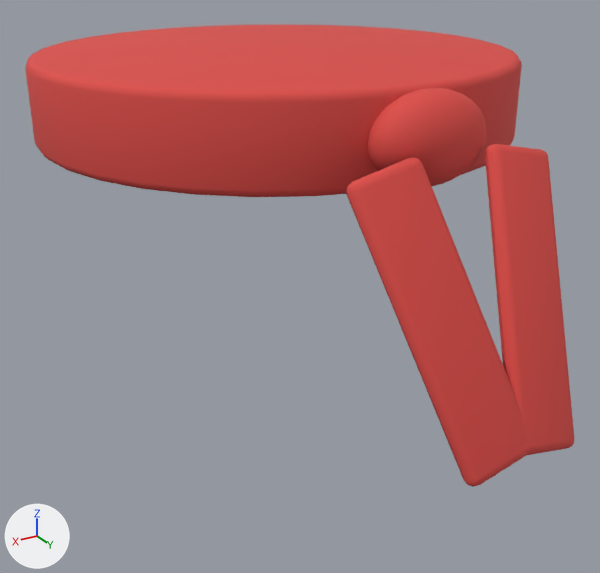
What one commit did to the glTF model assets/props/leesin_blindfold.glb.
One viewpoint serves both versions: a 50 mm lens placed at (0.382, 0.623, 0.342), pointed at (0.022, 0.023, 0.042). Lighting does not change. The marker at lower left points along +X, +Y and +Z. The older version comes first. Vertices at exactly the same position are counted once.

Objects in the first picture: 'leesin_blindfold'.
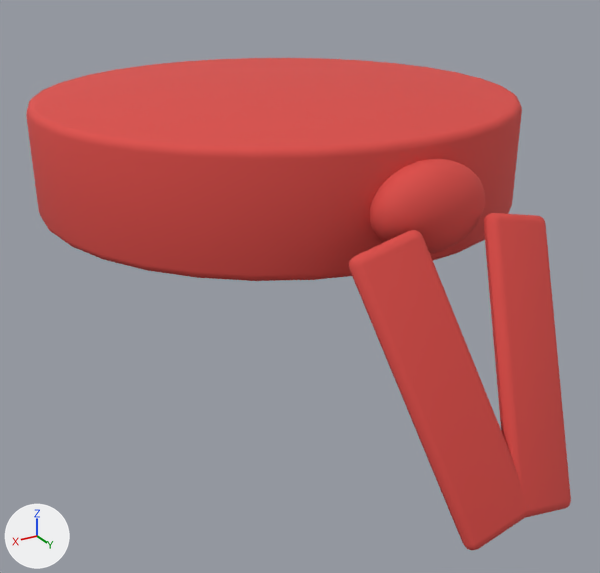
Where the change shows, as pixel boxes (x1, y1, x2, y2) in the pictures (600 x 573 px; the box of a moved part takes in the faces that stretch with it):
```json
{"object": "leesin_blindfold", "change": "reshaped", "before": [26, 25, 574, 487], "after": [26, 58, 571, 550], "on screen": "6% taller"}
{"part": 1, "of": "me_cone", "change": "moved or reshaped", "before": [368, 88, 486, 186], "after": [370, 159, 485, 253]}
{"part": 2, "of": "me_cone", "change": "rebuilt", "before": [26, 25, 522, 197], "after": [26, 58, 522, 281], "on screen": "29% taller"}
{"part": 3, "of": "me_cone", "change": "rebuilt", "before": [346, 158, 532, 487], "after": [349, 230, 529, 550]}
{"part": 4, "of": "me_cone", "change": "rebuilt", "before": [485, 144, 574, 455], "after": [484, 213, 571, 518]}
```

Edits to the scene script, one JSON object a line:
```json
{"block": "me_cone", "where": "# used by ob_leesin_blindfold; location = (0.0, 0.0, 0.0)"}
{"op": "remove", "block": "me_cone", "code": "me_cone.from_pydata(...)  # 1358 vertices, 2700 faces; spans x -0.218..0.218, y -0.275..0.292, z -0.002..0.243"}
{"op": "add", "block": "me_cone", "code": "me_cone.from_pydata(...)  # 1362 vertices, 2708 faces; spans x -0.222..0.222, y -0.279..0.297, z -0.052..0.205"}
{"block": "me_cone", "change": "me_cone part 1: the loose piece of 922 vertices spanning x -0.049..0.049, y 0.137..0.193, z 0.17..0.24 is moved by (0.0, 0.005, -0.05)"}
{"block": "me_cone", "change": "me_cone part 2: the loose piece of 256 vertices spanning x -0.218..0.218, y -0.275..0.161, z 0.167..0.243 is rebuilt with 256 vertices and now spans x -0.222..0.222, y -0.279..0.165, z 0.105..0.205"}
{"block": "me_cone", "change": "me_cone part 3: the loose piece of 91 vertices spanning x -0.009..0.089, y 0.188..0.292, z -0.002..0.202 is rebuilt with 92 vertices and now spans x -0.009..0.089, y 0.193..0.297, z -0.052..0.152"}
{"block": "me_cone", "change": "me_cone part 4: the loose piece of 89 vertices spanning x -0.089..0.009, y 0.188..0.292, z -0.002..0.202 is rebuilt with 92 vertices and now spans x -0.089..0.009, y 0.193..0.297, z -0.052..0.152"}
```
